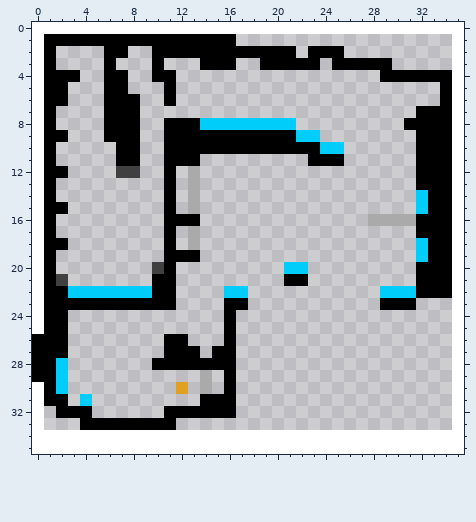
Two states of a pixel-art sprite, AridArnold/Content/Campaigns/MainCampaign/Levels/0808.png. The picture above was drawn from the file before the commit.
The file is 36x36 pixels. Colours within 5 levels of each other are drawn and written as one.
After:
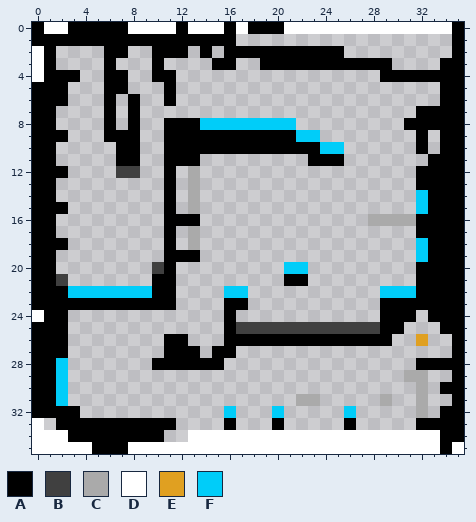
Palette (. is transparent): A #000000  B #404040  C #aaaaaafe  D #ffffff  E #e0a021  F #00cdf9
From old to new:
Changed rows in their new state; - is an unchanged pixel.
first column x 0:
 0 A--AAAAA----A---A-AAA--------------A
 1 A----------------------------------A
 2 -------------.-.------A------------A
 3 --------------.---------A---------AA
 4 -----------------------------------A
 5 A----------------------------------A
 6 A------.---------------------------A
 7 A------.---------------------------A
 8 A------.---------------------------A
 9 A--------------------------------.-A
10 A--------------------------------.-A
11 A-------------------------------.--A
12 A----------------------------------A
13 A----------------------------------A
14 A----------------------------------A
15 A----------------------------------A
16 A----------------------------------A
17 A----------------------------------A
18 A----------------------------------A
19 A----------------------------------A
20 A----------------------------------A
21 A----------------------------------A
22 A----------------------------------A
23 A-------------------------------AAAA
24 -----------------------------AAA-AAA
25 A----------------BBBBBBBBBBBBAA---AA
26 -----------------AAAAAAAAAAAAA--E--A
27 -----------------------------------A
28 ----------------.---------------AAAA
29 --------------.-.--------------CC--A
30 A-----------.-.-.---------------C-AA
31 A-F-.---------...-----CC-----C--C--A
32 AA--.------.....F---F-----F-----C-AA
33 --AA------------A---A-----A-----AAAA
34 ---AAAAAAAA..---------------------AA
35 -----AAA--------------------------A-
Changed places in both pictures, as pixel boxes (x1, y1, x2, y2):
changed: (32, 22, 464, 454)
